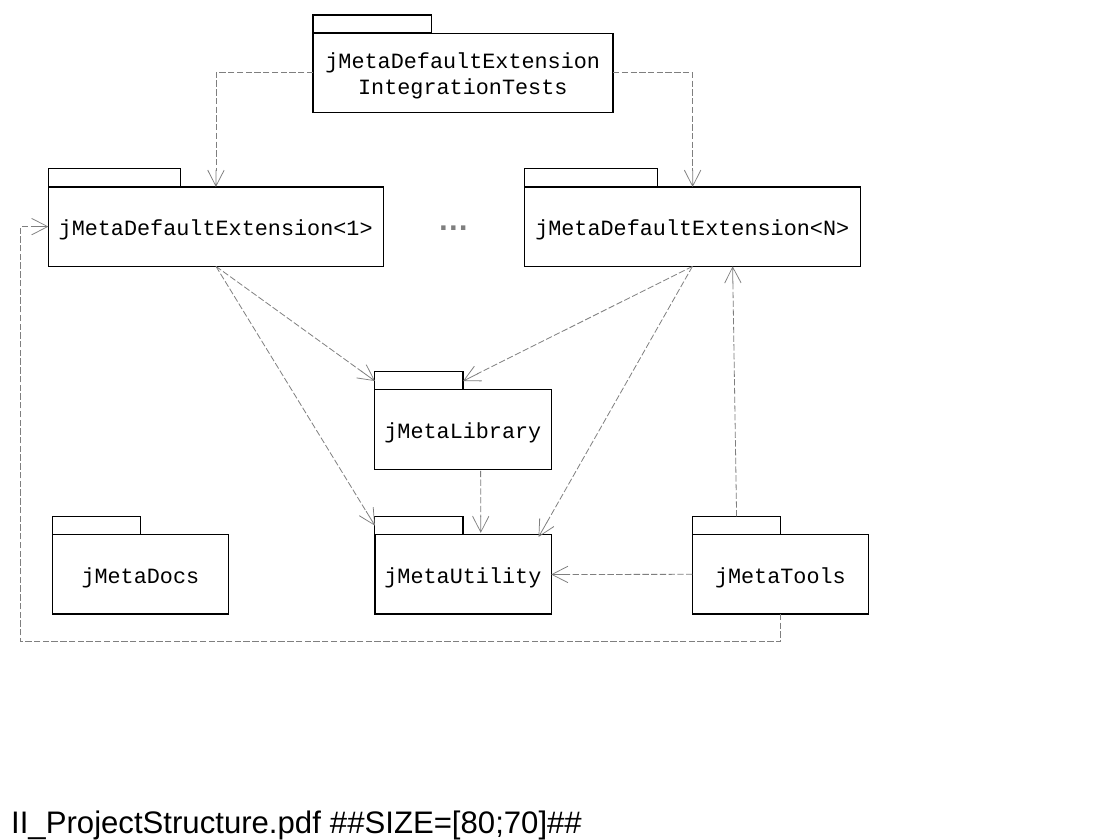
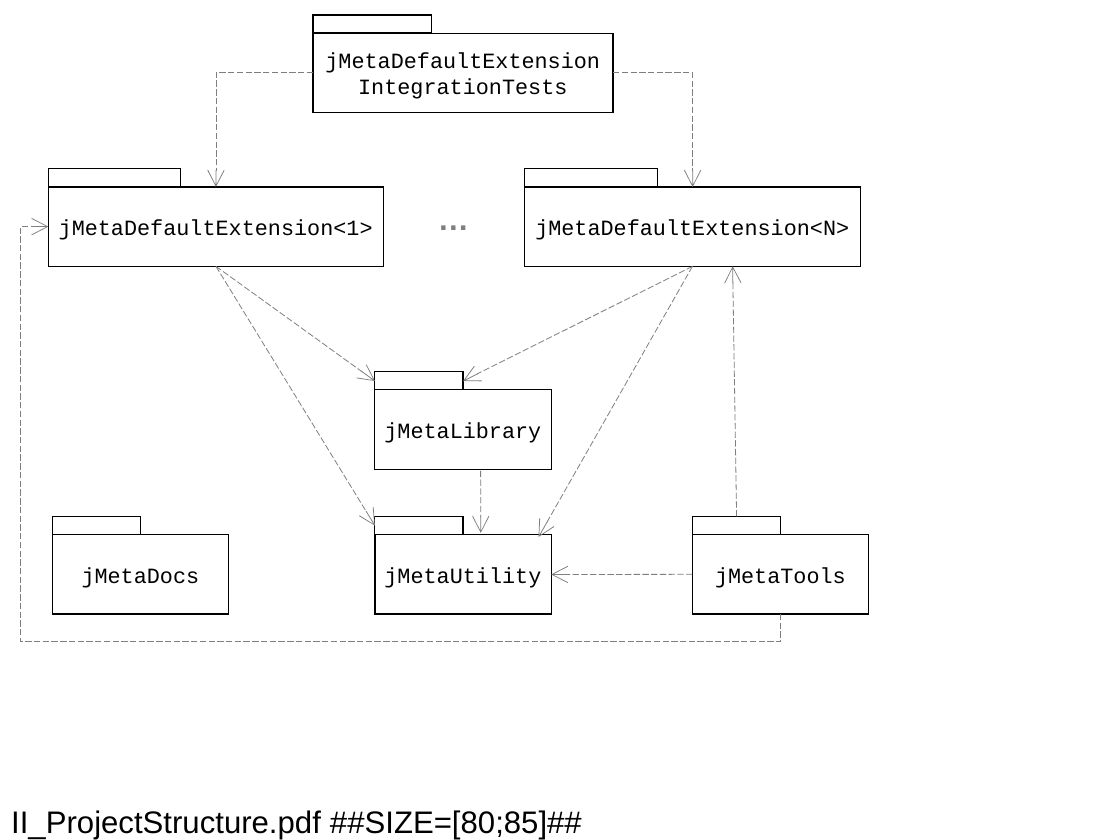
Before and after one commit to jebbard/jMeta, a slide deck: slide 14 of jMetaDocs/DesignConcept/figures/FiguresTotal.ppt. Drawn at 1120x840 pixels with LibreOffice and Linux fonts; fonts in the diff are those of the drawing. Boxes give left, top, right and bottom in pixels: in the first picture for what was removed or moved away, otherwise in the second. Text is boxed around its words. In the diff, an @@ line names an element or a change of style, - is before the commit and + after.

```diff
--- a/jMetaDocs/DesignConcept/figures/FiguresTotal.ppt
+++ b/jMetaDocs/DesignConcept/figures/FiguresTotal.ppt
@@ title at <box>11,810,582,840</box>: text changed @@
-II_ProjectStructure.pdf ##SIZE=[80;70]##
+II_ProjectStructure.pdf ##SIZE=[80;85]##
```
Also in this commit, not shown: 27 other files.
